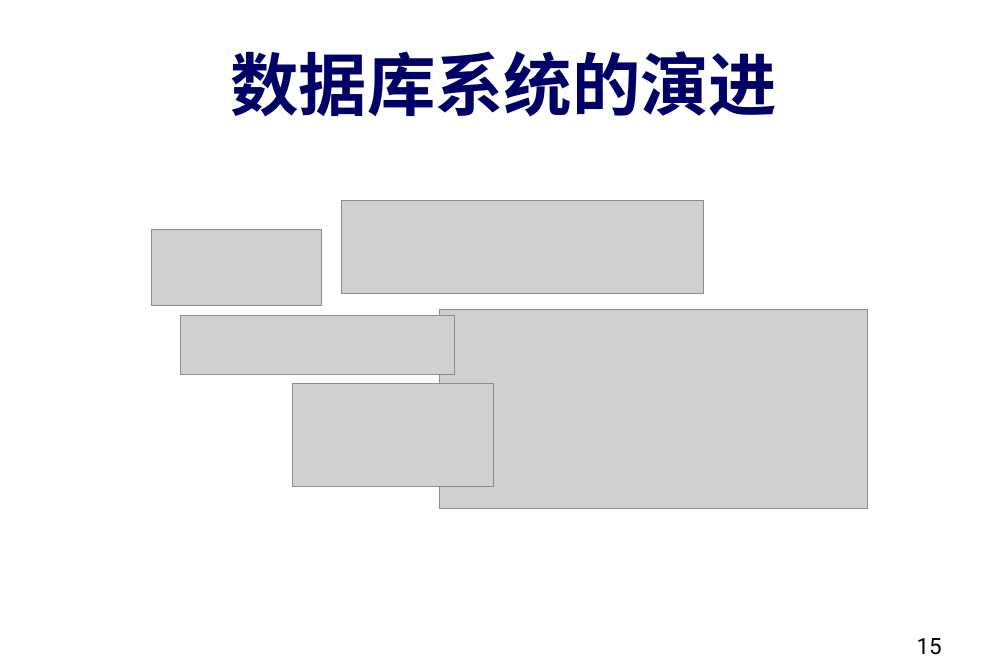
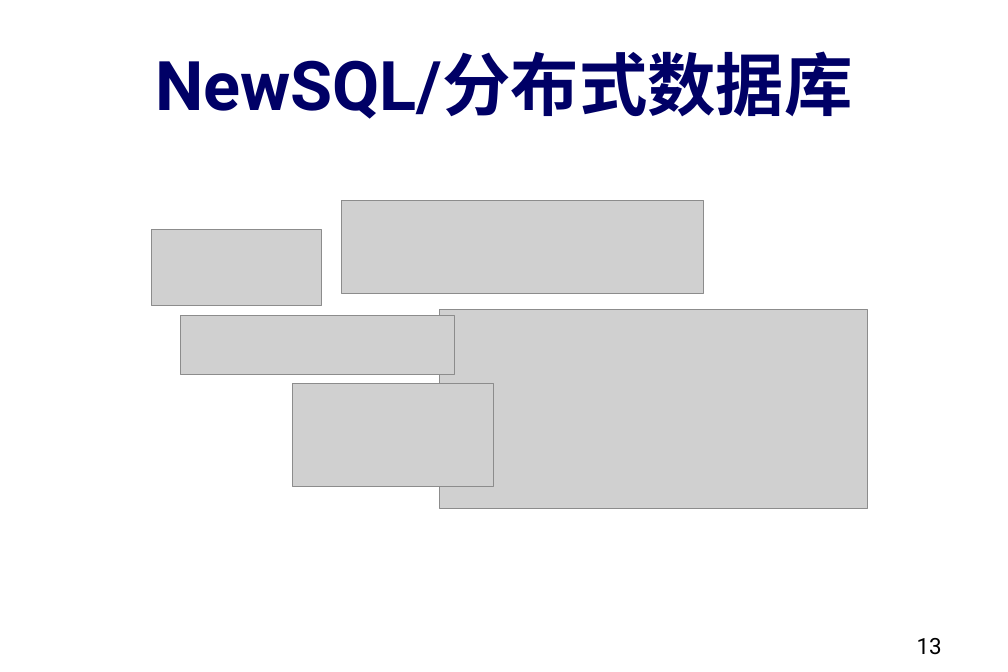
Before and after one commit to dase314/dase314.github.io, a slide deck: slide 13 of files/W1-Intro.pptx (slide 15 before the commit). Drawn at 1008x672 pixels with LibreOffice and Linux fonts; fonts in the diff are those of the drawing; grey boxes stand for pictures. Boxes give left, top, right and bottom in pixels: in the first picture for what was removed or moved away, otherwise in the second. Text is boxed around its words. In the diff, an @@ line names an element or a change of style, - is before the commit and + after.

```diff
--- a/files/W1-Intro.pptx
+++ b/files/W1-Intro.pptx
@@ title at (155, 51, 853, 119): text changed @@
-数据库系统的演进
+NewSQL/分布式数据库
@@ page number at (917, 638, 942, 655): text changed @@
-15
+13
```
Also in this commit, not shown: 6 other slides changed, 2 slides added, 2 other files.
